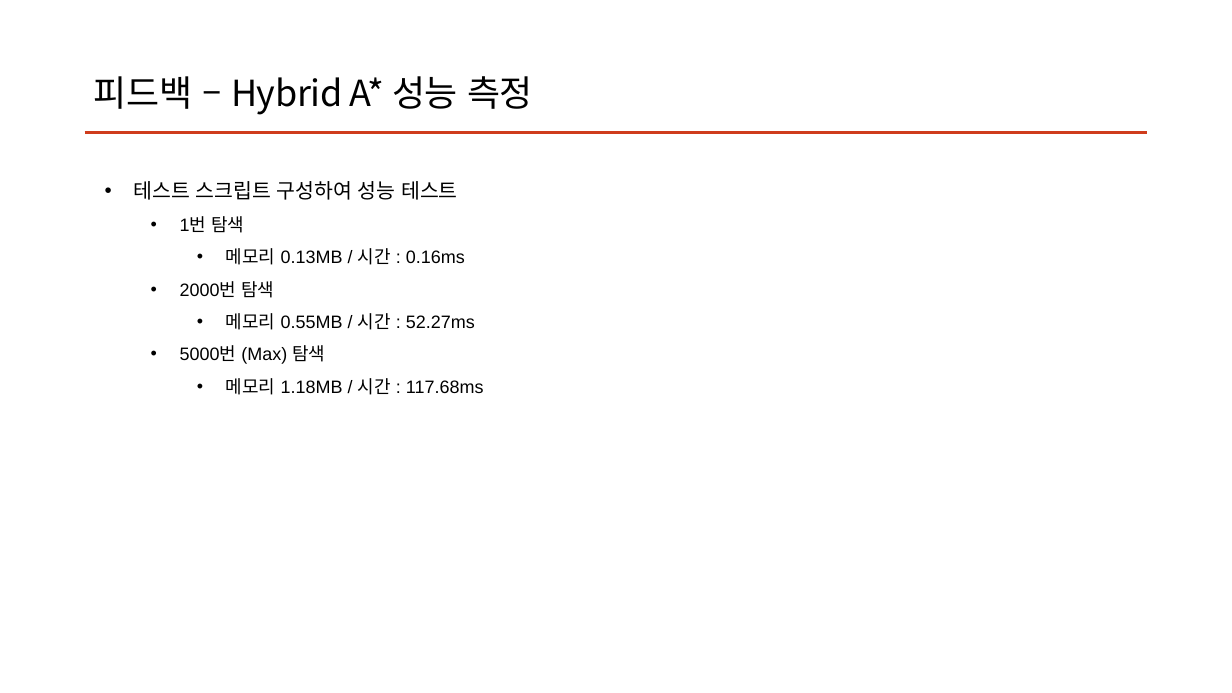
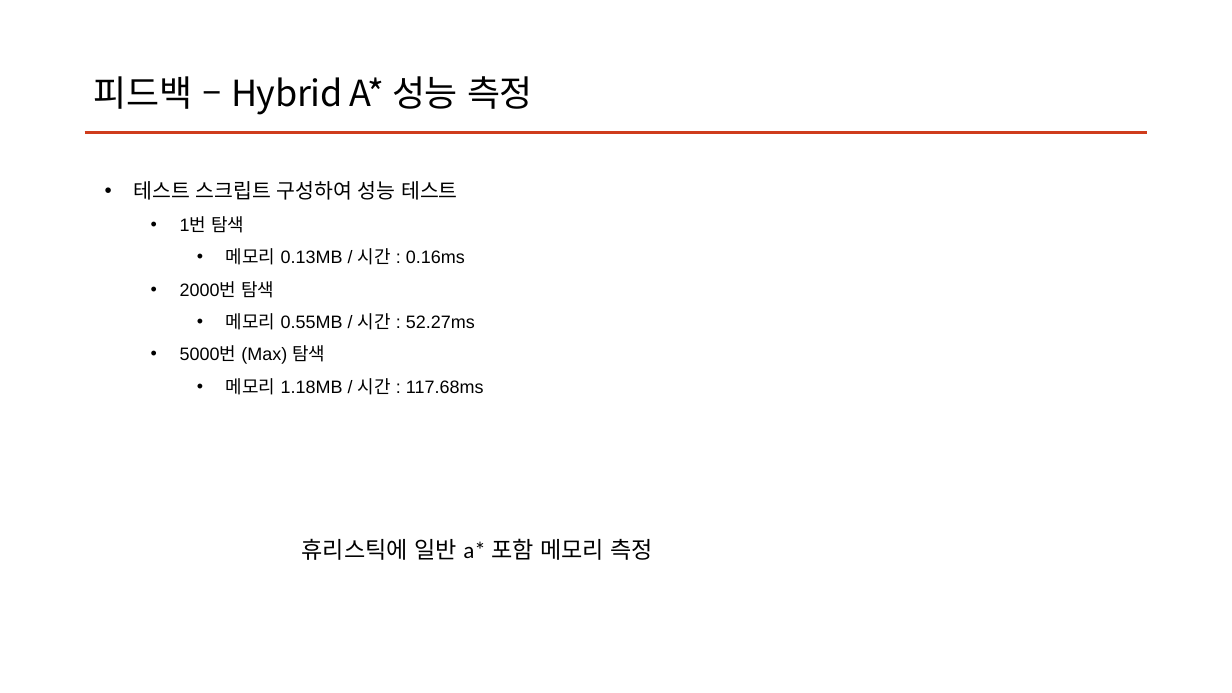
Before and after one commit to clwmrndl92/PA26-Car-Road-AI-Sim, a slide deck: slide 5 of Report/4주차.pptx. Drawn at 1232x693 pixels with LibreOffice and Linux fonts; fonts in the diff are those of the drawing. Boxes give left, top, right and bottom in pixels: in the first picture for what was removed or moved away, otherwise in the second. Text is boxed around its words. In the diff, an @@ line names an element or a change of style, - is before the commit and + after.

Commit message:
발표자료 작성중

```diff
--- a/Report/4주차.pptx
+++ b/Report/4주차.pptx
@@ text added at [302,538,653,560], 18 pt, text #000000 @@
+휴리스틱에 일반 a* 포함 메모리 측정
```
